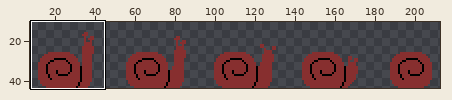
One commit to this sprite sheet: media/snail-guard.png. The first picture is a wide view before the edit; the outline marks the close-up.
Close-up. Before the edit:
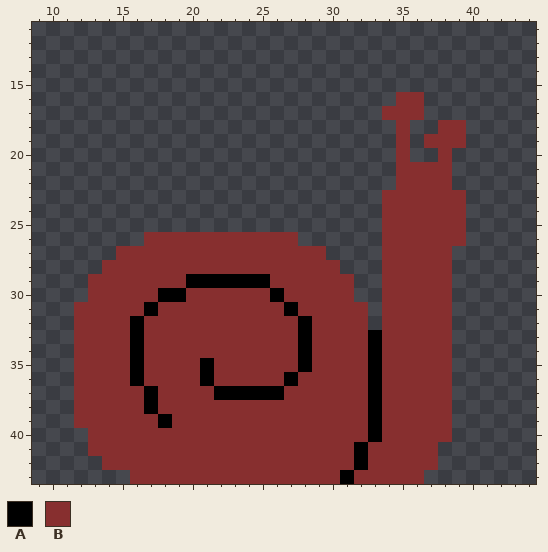
The file is 220x44 pixels. Shown: x 9..44, y 11..43. The wide view leaves out empty margins. The commit also changed other parts of the picture, which this record leaves out.
Palette (. is transparent): A #000000  B #872f2f
Pixels before, first column x 12:
16 .......................BB...
17 ......................BBB...
18 .......................B..BB
19 .......................B.BBB
20 .......................B..B.
21 .......................BBBB.
22 .......................BBBB.
23 ......................BBBBBB
24 ......................BBBBBB
25 ......................BBBBBB
26 .....BBBBBBBBBBB......BBBBBB
27 ...BBBBBBBBBBBBBBB....BBBBB.
28 ..BBBBBBBBBBBBBBBBB...BBBBB.
29 .BBBBBBBAAAAAABBBBBB..BBBBB.
30 .BBBBBAABBBBBBABBBBB..BBBBB.
31 BBBBBABBBBBBBBBABBBBB.BBBBB.
32 BBBBABBBBBBBBBBBABBBB.BBBBB.
33 BBBBABBBBBBBBBBBABBBBABBBBB.
34 BBBBABBBBBBBBBBBABBBBABBBBB.
35 BBBBABBBBABBBBBBABBBBABBBBB.
36 BBBBABBBBABBBBBABBBBBABBBBB.
37 BBBBBABBBBAAAAABBBBBBABBBBB.
38 BBBBBABBBBBBBBBBBBBBBABBBBB.
39 BBBBBBABBBBBBBBBBBBBBABBBBB.
40 .BBBBBBBBBBBBBBBBBBBBABBBBB.
41 .BBBBBBBBBBBBBBBBBBBABBBBB..
42 ..BBBBBBBBBBBBBBBBBBABBBBB..
43 ....BBBBBBBBBBBBBBBABBBBB...
After the commit:
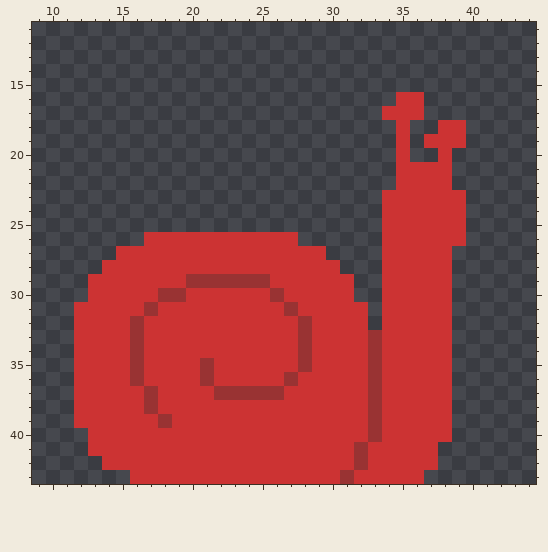
What changed:
colour A: #000000 -> #993333
colour B: #872f2f -> #cc3333
Boxes around the changes in both close-ups, in picture pixels (x1, y1, x2, y2):
changed: (74, 92, 466, 484)
